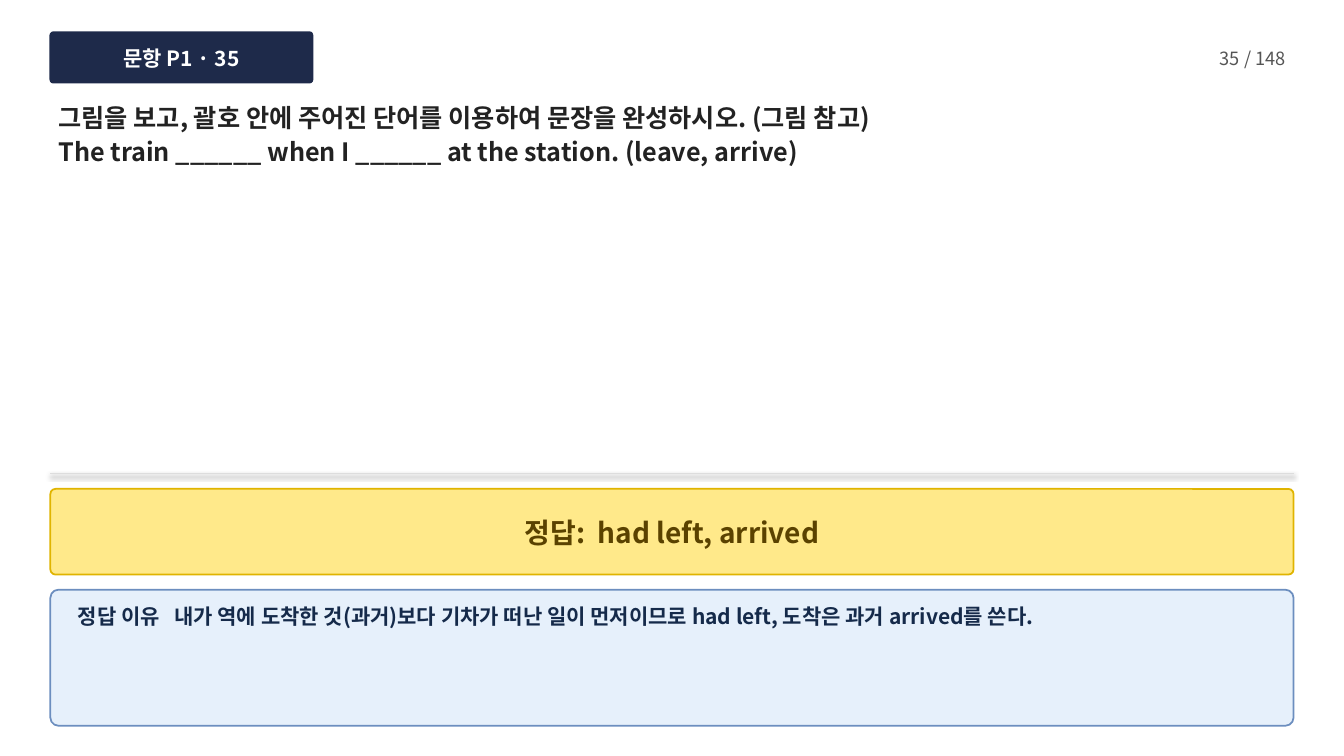
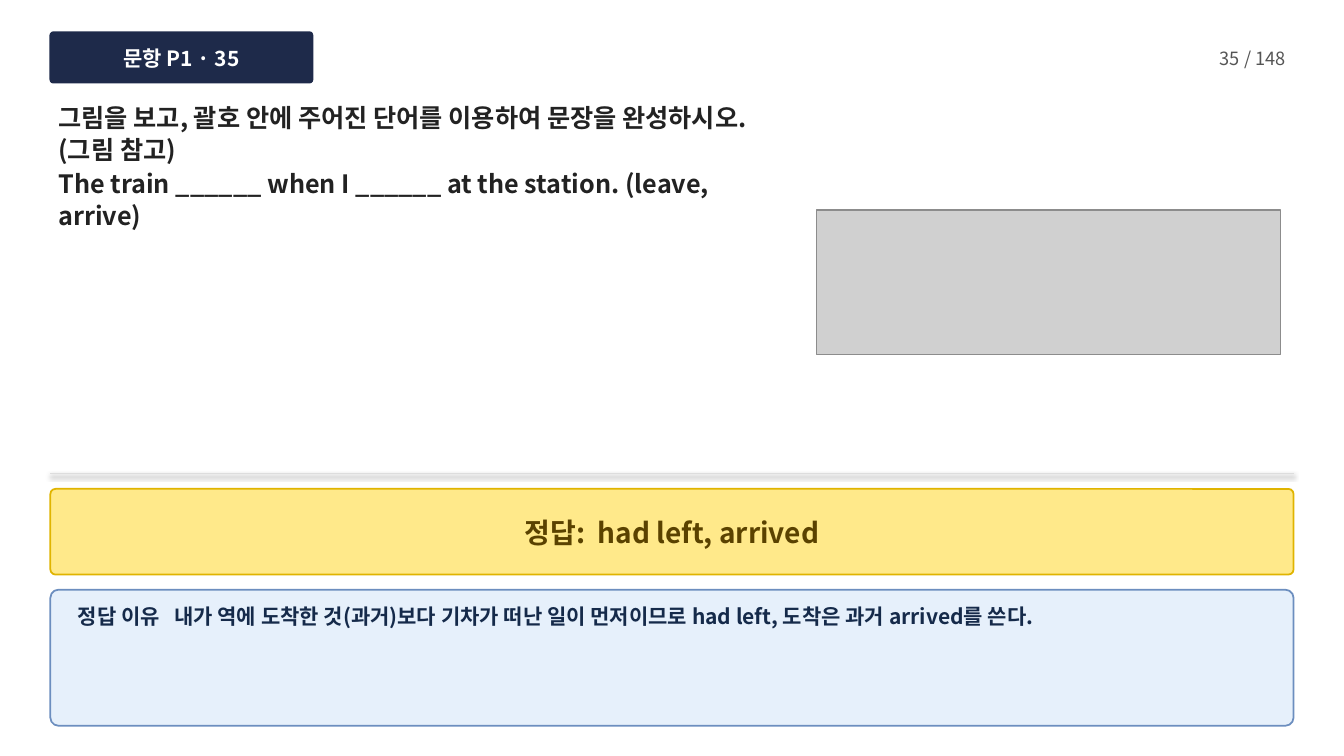
Before and after one commit to dtpman/dtpman, a slide deck: slide 36 of L6_Grammar_BuildUp.pptx. Drawn at 1344x756 pixels with LibreOffice and Linux fonts; fonts in the diff are those of the drawing; grey boxes stand for pictures. Boxes give left, top, right and bottom in pixels: in the first picture for what was removed or moved away, otherwise in the second. Text is boxed around its words. In the diff, an @@ line names an element or a change of style, - is before the commit and + after.

```diff
--- a/L6_Grammar_BuildUp.pptx
+++ b/L6_Grammar_BuildUp.pptx
@@ text "그림을 보고, 괄호 안에 주어진 ..." rewrapped from (58,106,870,166) to (58,106,746,230) @@
@@ picture added at (817,210,1280,354) @@
```
Also in this commit, not shown: 13 other slides changed.
